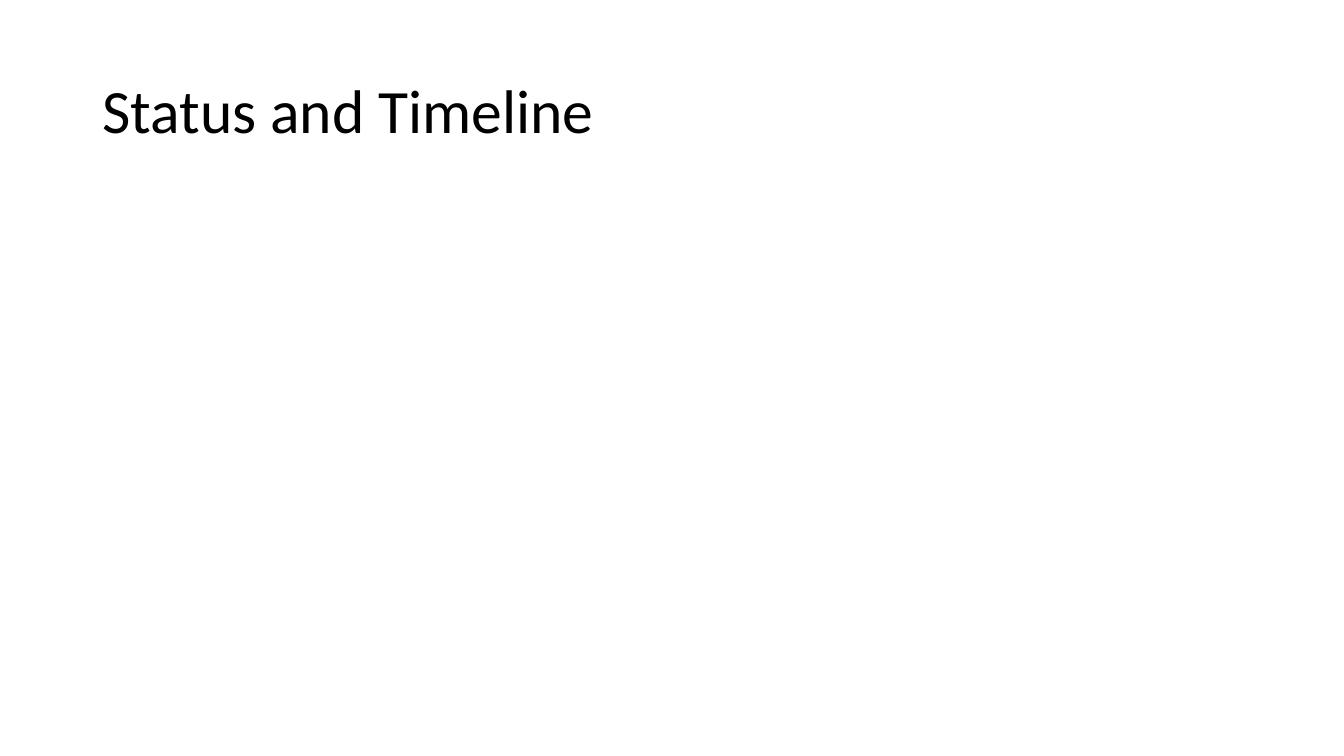
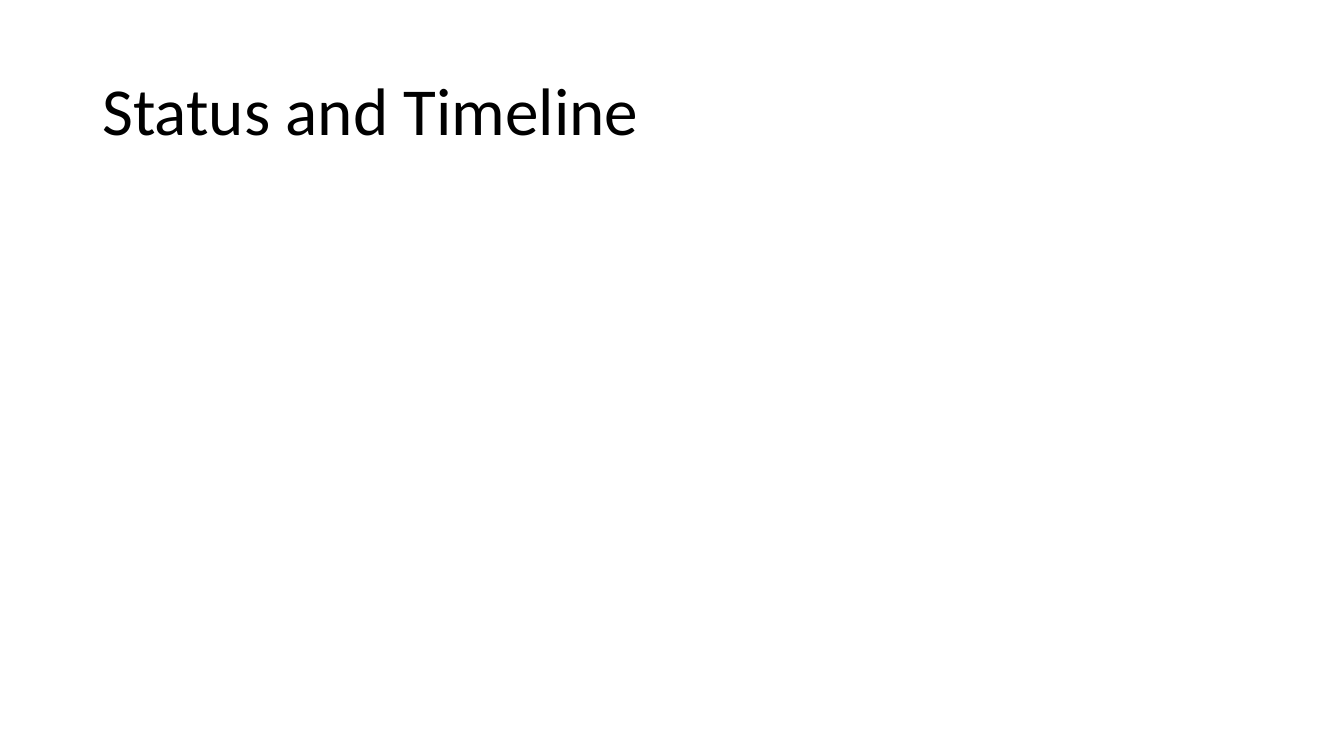
Before and after one commit to tarekayna/referengine, a slide deck: slide 5 of Documents/Investors/NWEN-FirstLook-2013-03.pptx (slide 10 before the commit). Drawn at 1344x756 pixels with LibreOffice and Linux fonts; fonts in the diff are those of the drawing. Boxes give left, top, right and bottom in pixels: in the first picture for what was removed or moved away, otherwise in the second. Text is boxed around its words. In the diff, an @@ line names an element or a change of style, - is before the commit and + after.

```diff
--- a/Documents/Investors/NWEN-FirstLook-2013-03.pptx
+++ b/Documents/Investors/NWEN-FirstLook-2013-03.pptx
@@ title "Status and Timeline" at [102,88,639,136]: size 44 to 48 pt @@
```
Also in this commit, not shown: 7 other slides changed, 2 slides added, 3 slides removed.
